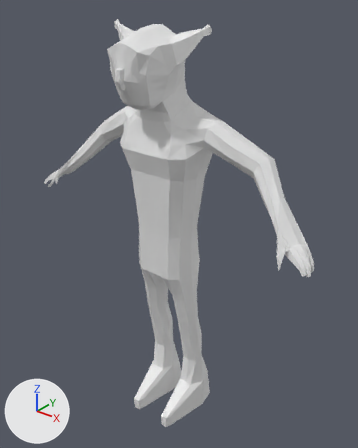
A saved change to the Blender file goblin_character.blend.
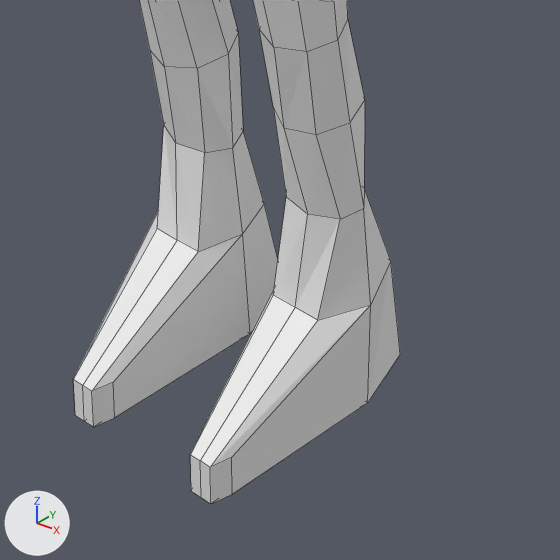
Each version is shown whole from a 50 mm camera at (3.36, -3.72, 5.24) aimed at (0.1, 0.36, 2.71), then close up on the part from 33% to 69% of the width and 69% to 98% of the height. The lights are fixed; the arrows at lower left show +X, +Y and +Z. The close-ups show mesh edges as thin lines.
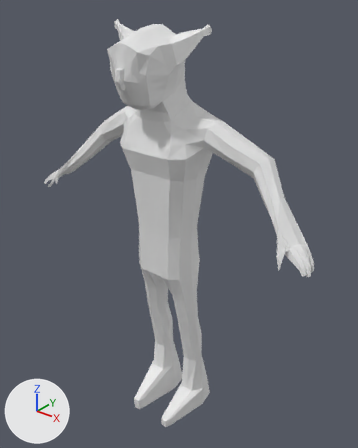
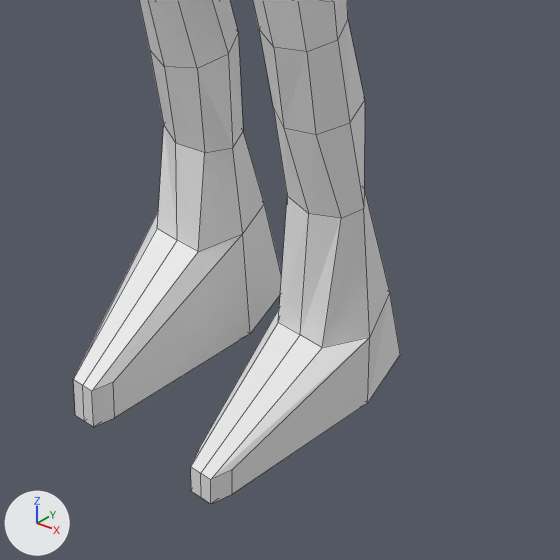
What differs and where, as boxes (x1, y1, x2, y2) in the close-ups (560 x 560 px; the box of a moved part takes in the faces that stretch with it):
part 1 of me_cube, moved or reshaped: (364, 189, 400, 402) in both
part 2 of me_cube, moved or reshaped: before (190, 305, 371, 504); after (191, 337, 370, 504)
part 3 of me_cube, moved or reshaped: before (190, 197, 371, 467); after (191, 196, 370, 480)

What changed in the scene script:
```text
Change me_cube:
    where me_cube.from_pydata(...)  # 887 vertices, 892 faces; spans x -1.89..1.9, y -0.45..0.71, z 0.0..4.91
    used by ob_cube; location = (0.0, 0.0, 0.0)
    me_cube part 1: all 5 vertices in x 0.1..0.43, y 0.47..0.67, z 0.42 are moved by (0.0, 0.0, -0.13)
    me_cube part 2: all 5 vertices in x 0.18..0.31, y -0.15..-0.08, z 0.15 are moved by (0.0, 0.0, -0.05)
    me_cube part 3: all 3 vertices in x 0.16..0.34, y 0.31, z 0.42 are moved by (0.0, 0.03, -0.13)
```
